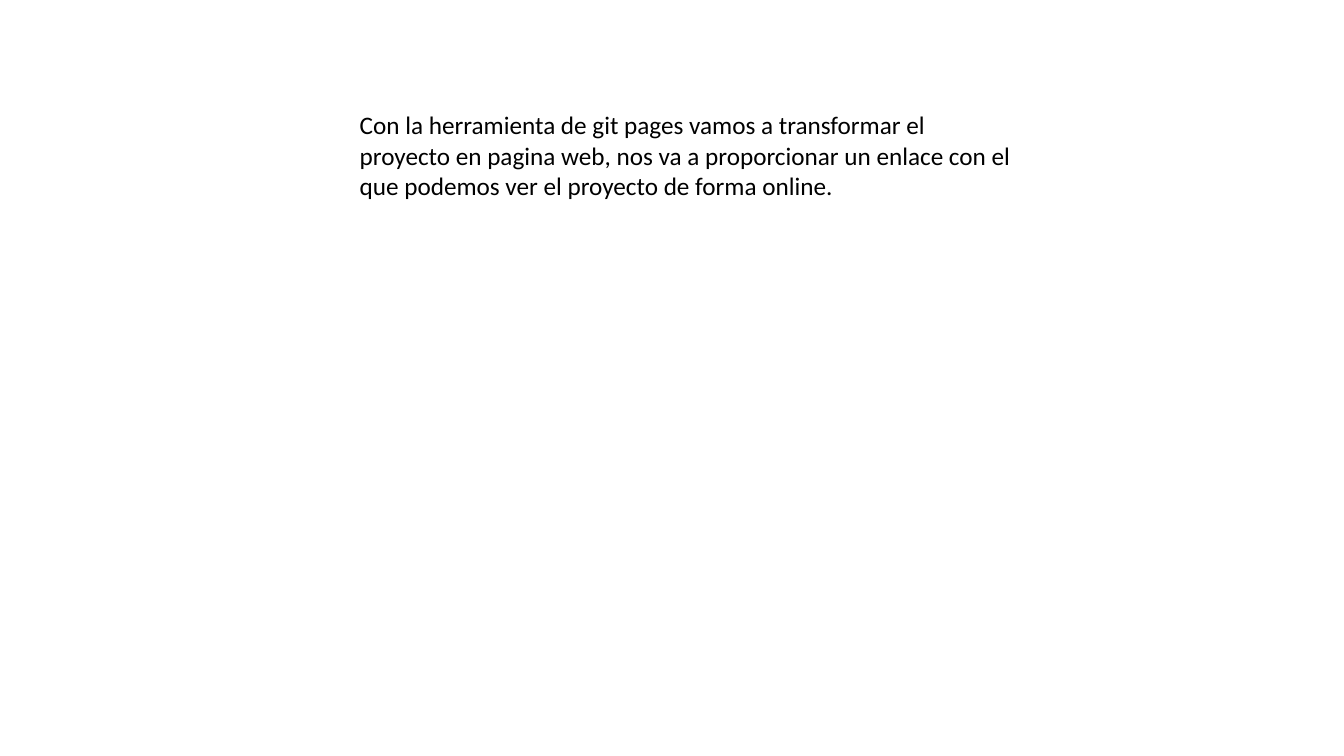
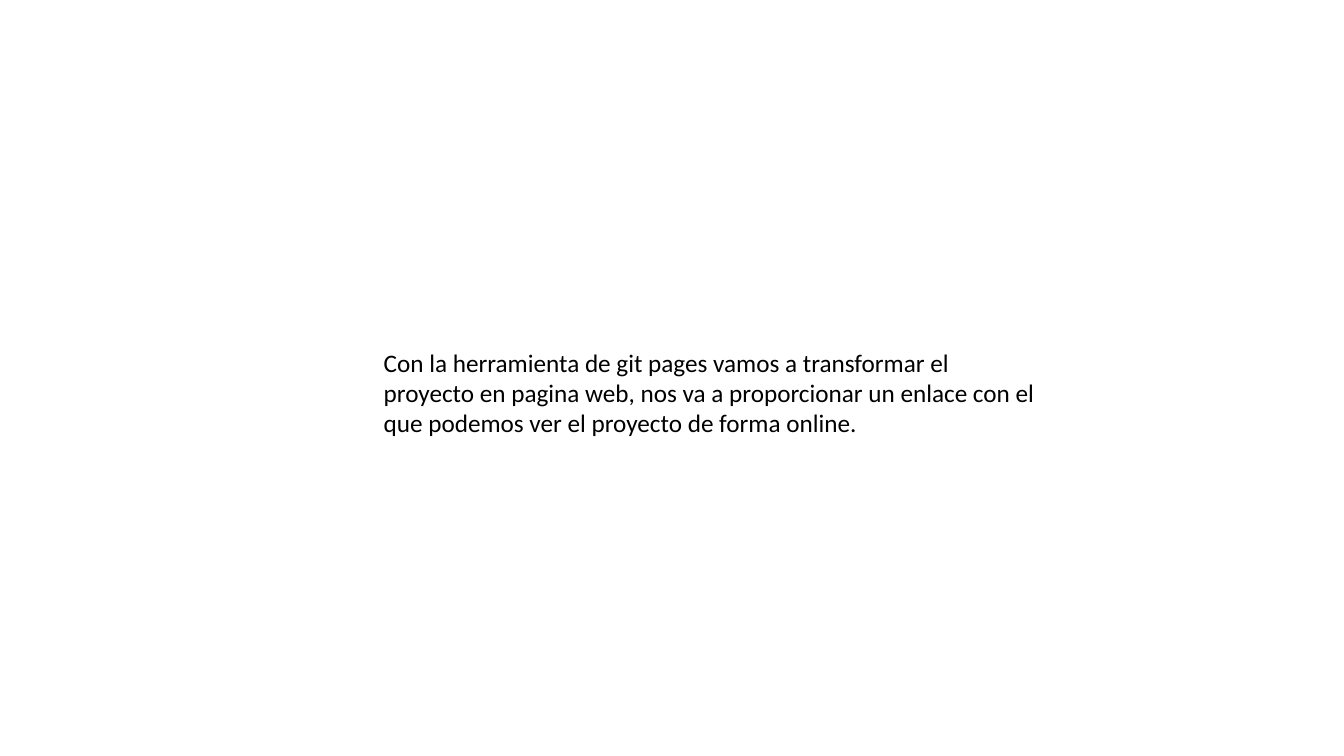
Before and after one commit to RodriPelli/IngieneriaProyecto, a slide deck: slide 8 of Seguimiento en git.gitignore.pptx. Drawn at 1344x756 pixels with LibreOffice and Linux fonts; fonts in the diff are those of the drawing. Boxes give left, top, right and bottom in pixels: in the first picture for what was removed or moved away, otherwise in the second. Text is boxed around its words. In the diff, an @@ line names an element or a change of style, - is before the commit and + after.

```diff
--- a/Seguimiento en git.gitignore.pptx
+++ b/Seguimiento en git.gitignore.pptx
@@ text "Con la herramienta de git ..." moved from (x1=360, y1=116, x2=1010, y2=199) to (x1=384, y1=354, x2=1034, y2=436) @@
```
Also in this commit, not shown: 4 other files.
